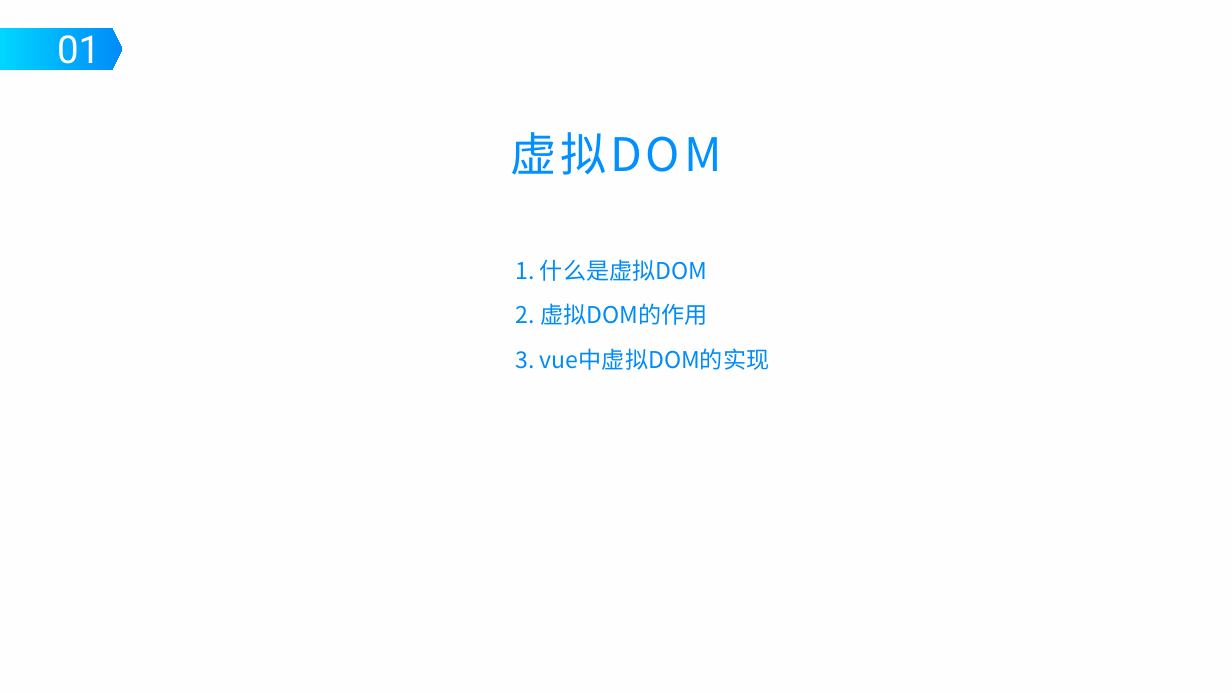
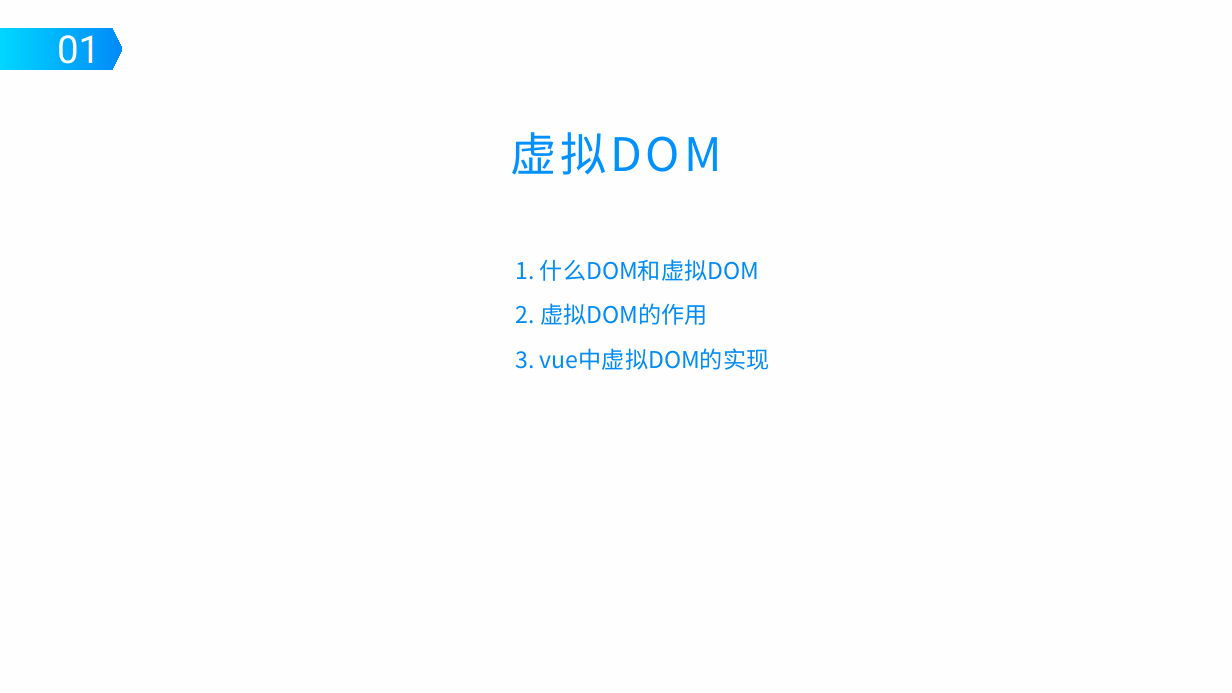
Before and after one commit to liubei90/vdom-ppt, a slide deck: slide 2 of vdom.pptx. Drawn at 1232x693 pixels with LibreOffice and Linux fonts; fonts in the diff are those of the drawing; background and template pictures are left out. Boxes give left, top, right and bottom in pixels: in the first picture for what was removed or moved away, otherwise in the second. Text is boxed around its words. In the diff, an @@ line names an element or a change of style, - is before the commit and + after.

```diff
--- a/vdom.pptx
+++ b/vdom.pptx
@@ text at [516, 259, 759, 281]: text changed @@
-1. 什么是虚拟DOM
+1. 什么DOM和虚拟DOM
```
Also in this commit, not shown: 2 other slides changed, 1 slide added, 1 other file.
